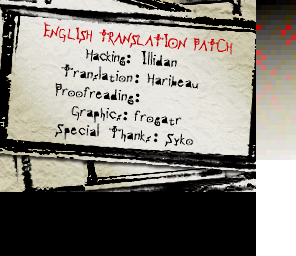
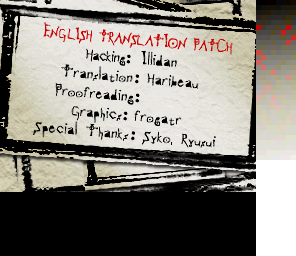
The second w=296, h=256 image is a revision of the first. Changes to its layers:
painted on "hacking--Illidan Translation： Haribeau Proofreading- Phantom, C" over [left=33, top=50, right=216, bottom=148]
